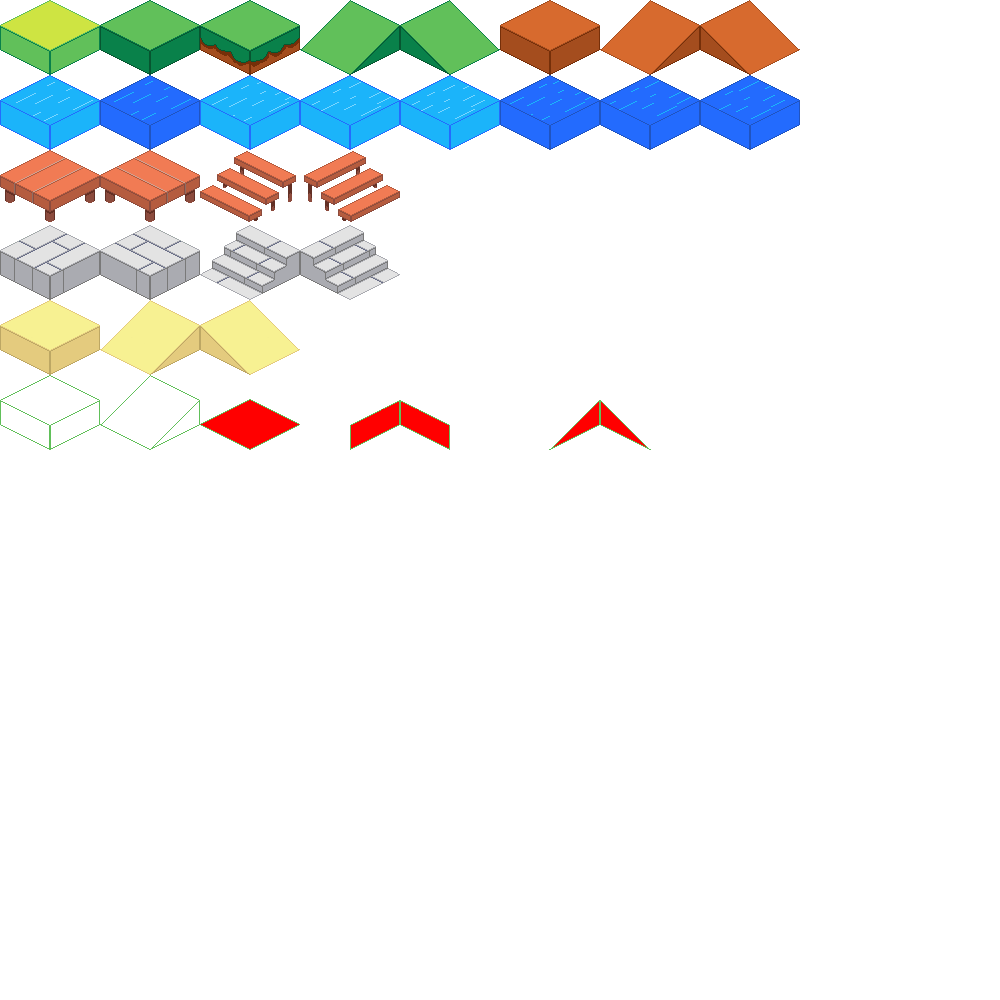
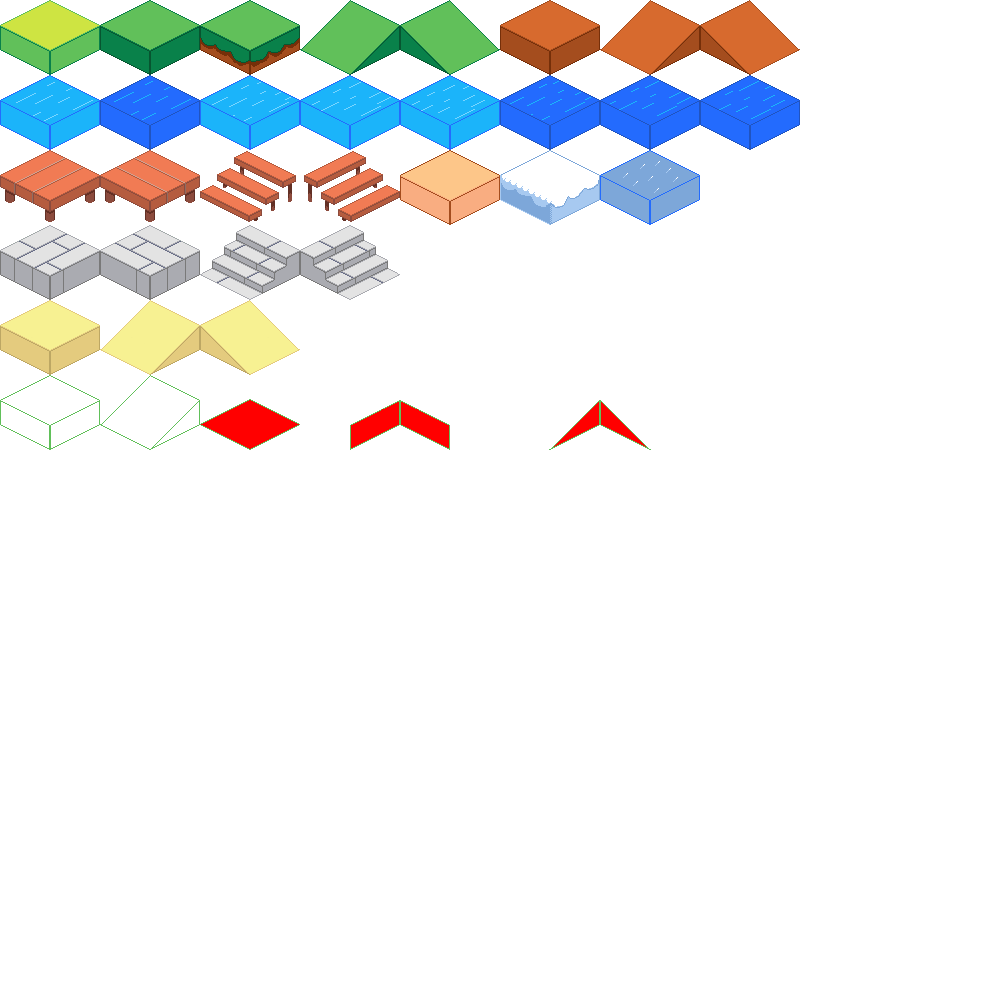
Comparing the layer stacks of the two 1000x1000 images. Changes:
added layer "Frozen_1" above "Water_1" over <box>600,150,700,225</box>
added layer "Autumn_1" above "Soil_1" over <box>400,150,500,225</box>
added layer "Snow_1" above "Grass_3" over <box>500,150,663,225</box>
